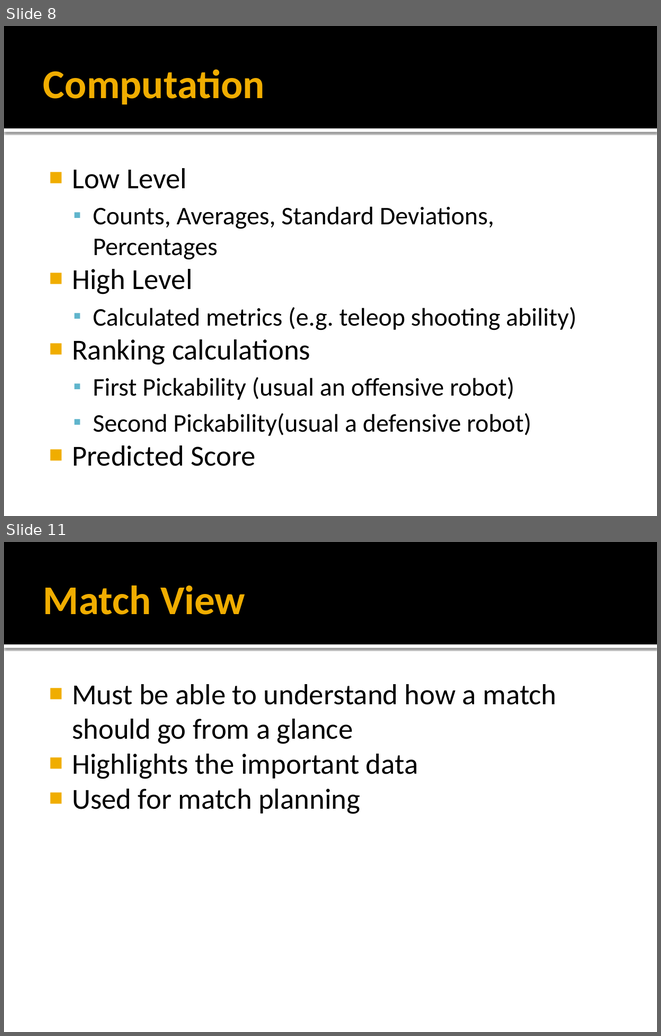
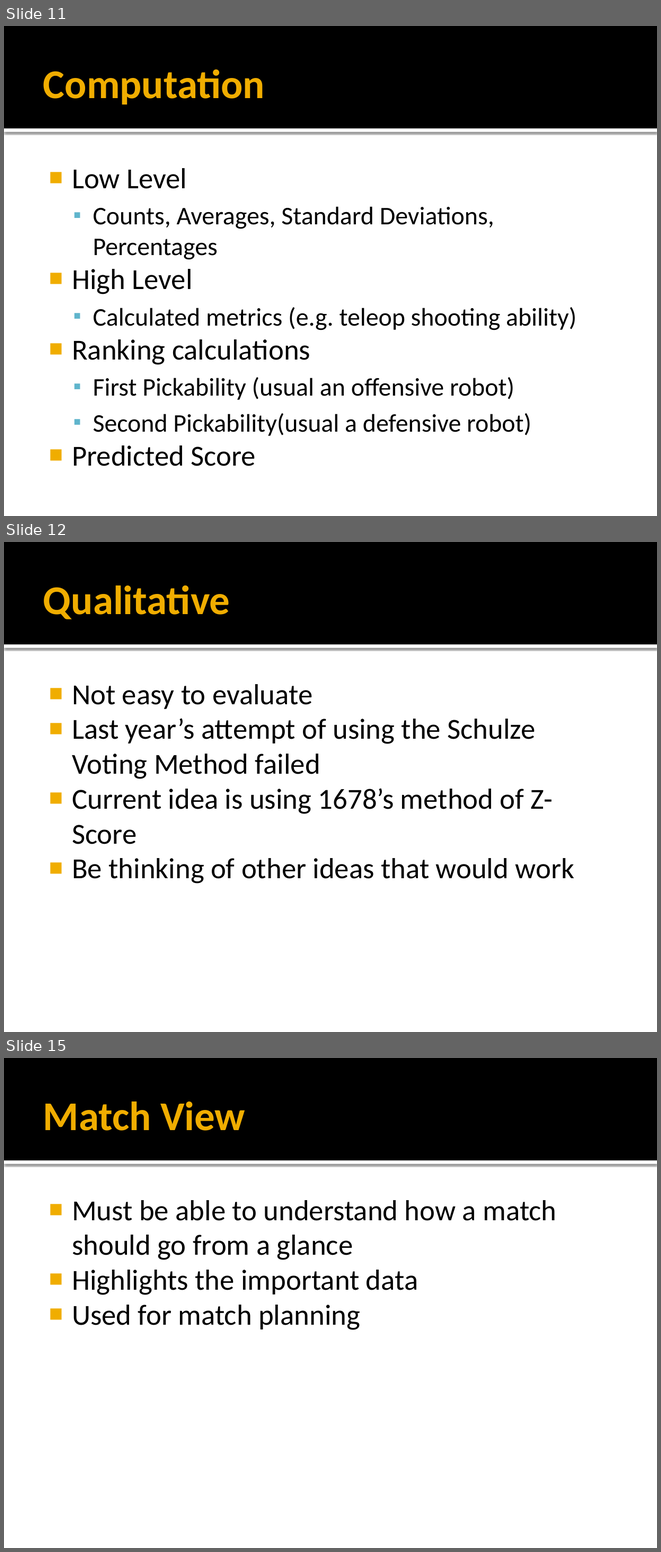
Before and after one commit to HVA-FRC-3824/AndroidLearning, a slide deck: Presentation.pptx. Shown one above the other, each under a label of ours: slides 8 and 11 before the commit, slides 11, 12 and 15 after it; the slides between them are not shown. The pictures are 661x1036 and 661x1552 pixels, drawn with LibreOffice and Linux fonts; fonts in the diff are those of the drawing. Boxes give left, top, right and bottom in pixels: in the first picture for what was removed or moved away, otherwise in the second. Text is boxed around its words. In the diff, an @@ line names an element or a change of style, - is before the commit and + after.

```diff
--- a/Presentation.pptx
+++ b/Presentation.pptx
@@ slide 12 added at <box>4,542,657,1032</box>, background #FFFFFF; not listed: 2 template elements that a slide beside it also shows @@
@@ title added at <box>43,585,230,619</box>, 45 pt, text #F0AD00, bold @@
+Qualitative
@@ text added at <box>72,684,574,883</box>, 32 pt, text #000000 @@
+■ Not easy to evaluate
+■ Last year’s attempt of using the Schulze Voting Method failed
+■ Current idea is using 1678’s method of Z-Score
+■ Be thinking of other ideas that would work
@@ what was slide 8 is now slide 11 @@
@@ what was slide 11 is now slide 15 @@
```
Also in this commit, not shown: 4 slides changed, 5 other slides added, 1 slide removed, 9 other files.
